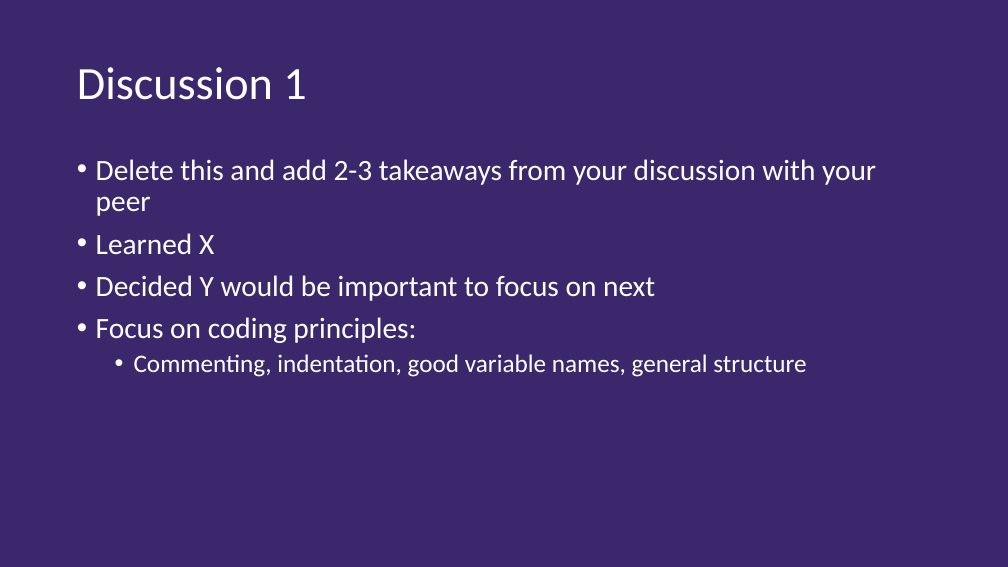
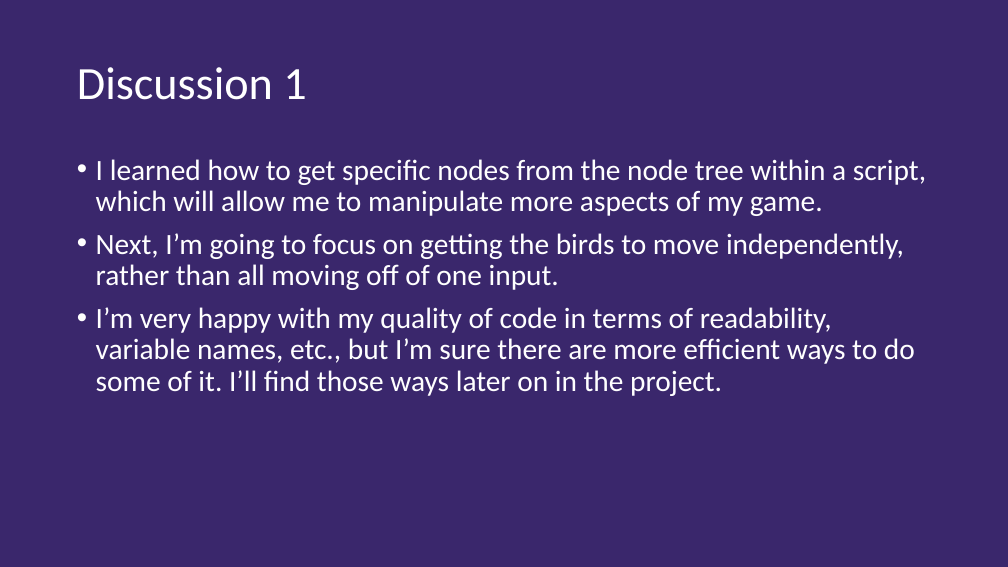
Before and after one commit to spencersmith24/CS315_Project1, a slide deck: slide 6 of CS315 P1 Production.pptx. Drawn at 1008x567 pixels with LibreOffice and Linux fonts; fonts in the diff are those of the drawing. Boxes give left, top, right and bottom in pixels: in the first picture for what was removed or moved away, otherwise in the second. Text is boxed around its words. In the diff, an @@ line names an element or a change of style, - is before the commit and + after.

```diff
--- a/CS315 P1 Production.pptx
+++ b/CS315 P1 Production.pptx
@@ text at (x1=96, y1=159, x2=926, y2=396): text changed @@
-• Delete this and add 2-3 takeaways from your discussion with your peer
-• Learned X
-• Decided Y would be important to focus on next
-• Focus on coding principles:
-  • Commenting, indentation, good variable names, general structure
+• I learned how to get specific nodes from the node tree within a script, which will allow me to manipulate more aspects of my game.
+• Next, I’m going to focus on getting the birds to move independently, rather than all moving off of one input.
+• I’m very happy with my quality of code in terms of readability, variable names, etc., but I’m sure there are more efficient ways to do some of it. I’ll find those ways later on in the project.
```
Also in this commit, not shown: 7 other slides changed, 10 other files.
